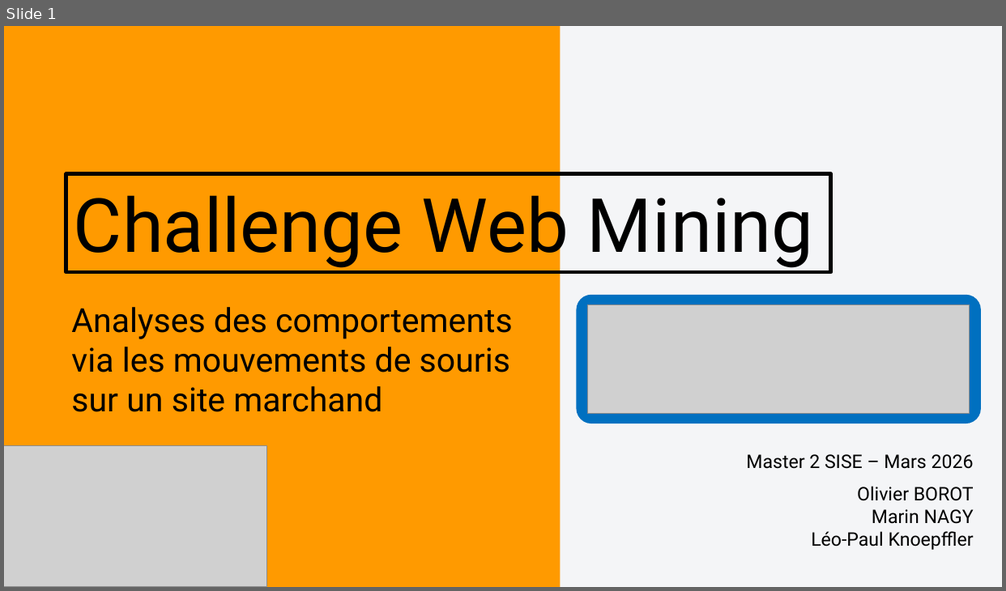
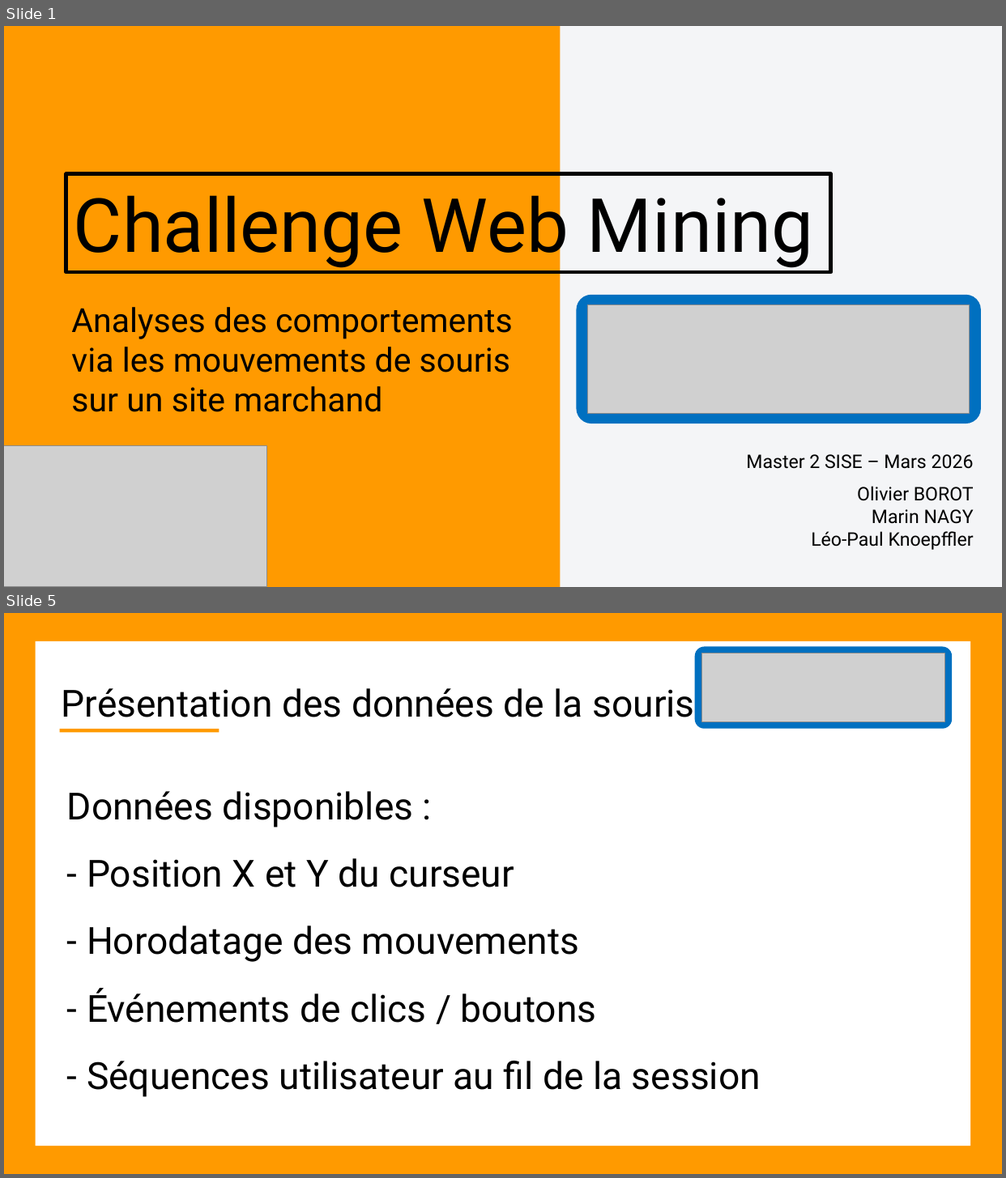
Before and after one commit to OlivierBOROT/SISE-Challenge-WebMining, a slide deck: Présentation_orale.pptx. Shown one above the other, each under a label of ours: slide 1 before the commit, slides 1 and 5 after it; the slides between them are not shown. The pictures are 1006x591 and 1006x1178 pixels, drawn with LibreOffice and Linux fonts; fonts in the diff are those of the drawing; grey boxes stand for pictures. Boxes give left, top, right and bottom in pixels: in the first picture for what was removed or moved away, otherwise in the second. Text is boxed around its words. In the diff, an @@ line names an element or a change of style, - is before the commit and + after.

```diff
--- a/Présentation_orale.pptx
+++ b/Présentation_orale.pptx
@@ slide 5 added at bbox=[4, 613, 1002, 1174], background #F4F5F7 @@
@@ rectangle added at bbox=[4, 613, 1002, 1174], fill #FF9A00 @@
@@ rectangle added at bbox=[36, 641, 970, 1147], fill #FFFFFF @@
@@ rounded rectangle added at bbox=[695, 647, 953, 729], fill #0070C0 @@
@@ picture added at bbox=[702, 653, 945, 722] @@
@@ text added at bbox=[62, 688, 694, 717], 36 pt, text #000000 @@
+Présentation des données de la souris
@@ rectangle added at bbox=[59, 729, 219, 733], fill #FF9A00 @@
@@ text added at bbox=[67, 791, 761, 1097], 36 pt, text #000000 @@
+Données disponibles :
+- Position X et Y du curseur
+- Horodatage des mouvements
+- Événements de clics / boutons
+- Séquences utilisateur au fil de la session
```
Also in this commit, not shown: 10 other slides added, 6 slides removed.
